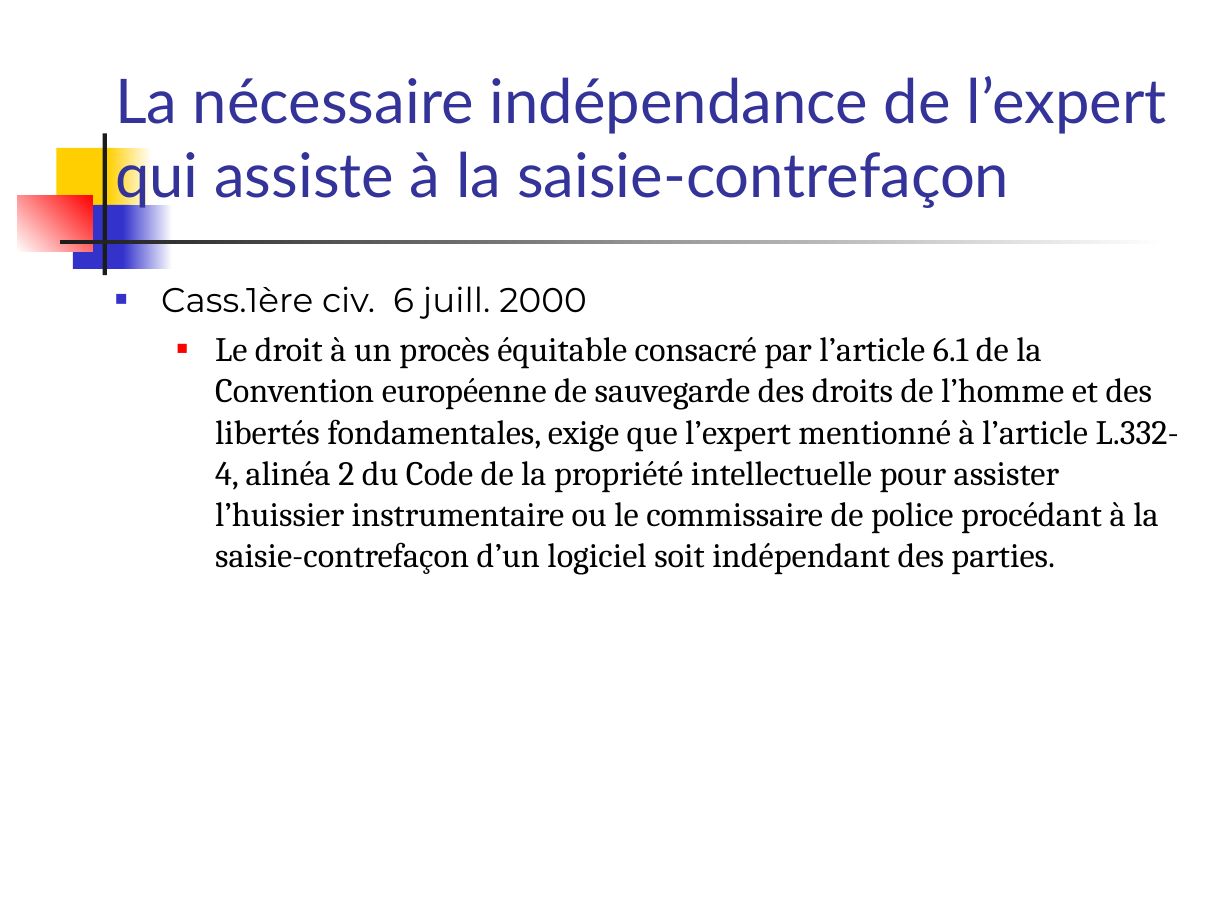
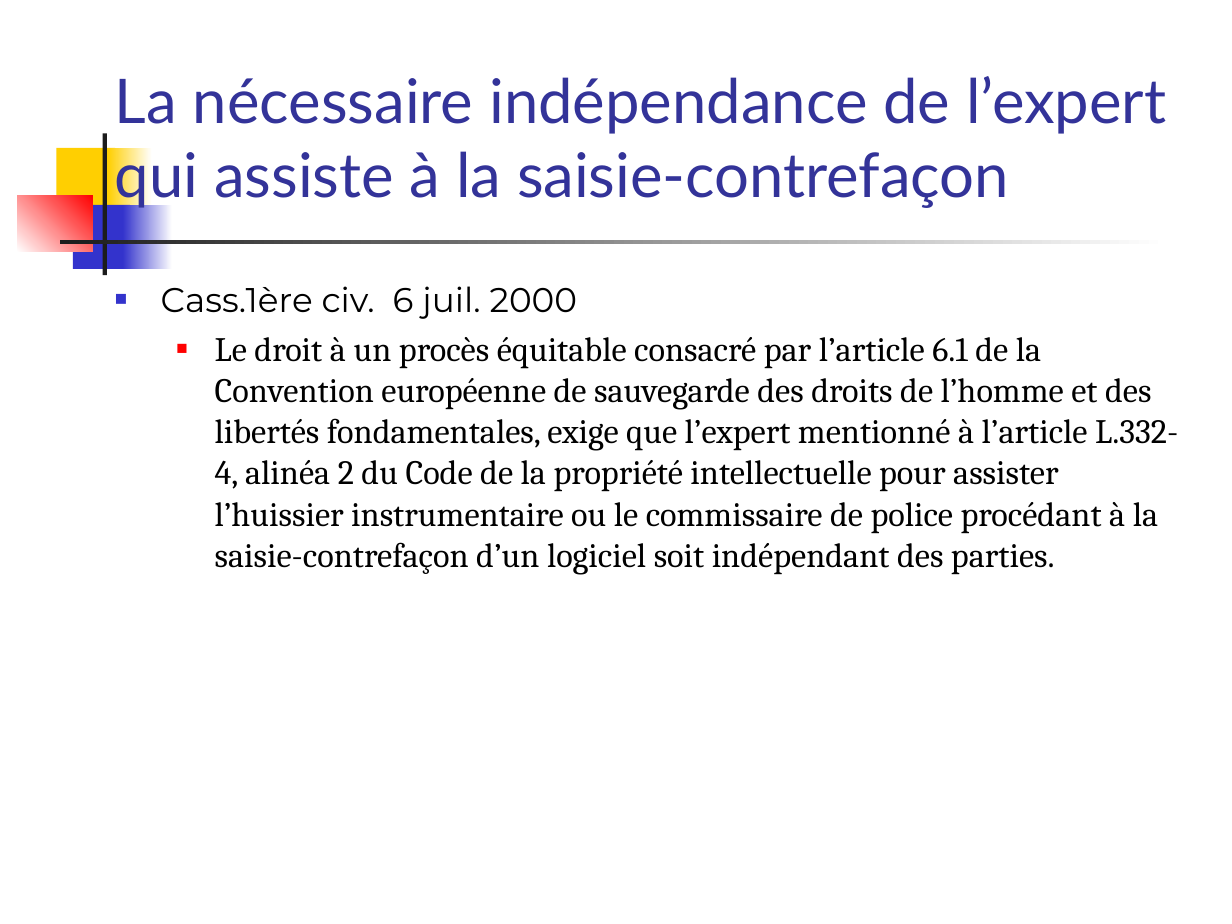
Before and after one commit to Apolerag/Cours_M2, a slide deck: slide 73 of Droit/Droit info/cours info 2014.ppt. Drawn at 1232x924 pixels with LibreOffice and Linux fonts; fonts in the diff are those of the drawing. Boxes give left, top, right and bottom in pixels: in the first picture for what was removed or moved away, otherwise in the second. Text is boxed around its words. In the diff, an @@ line names an element or a change of style, - is before the commit and + after.

```diff
--- a/Droit/Droit info/cours info 2014.ppt
+++ b/Droit/Droit info/cours info 2014.ppt
@@ text at [161, 286, 577, 319]: text changed @@
-■ Cass.1ère civ. 6 juill. 2000
+■ Cass.1ère civ. 6 juil. 2000
```
Also in this commit, not shown: 204 other slides changed, 2 other files.
